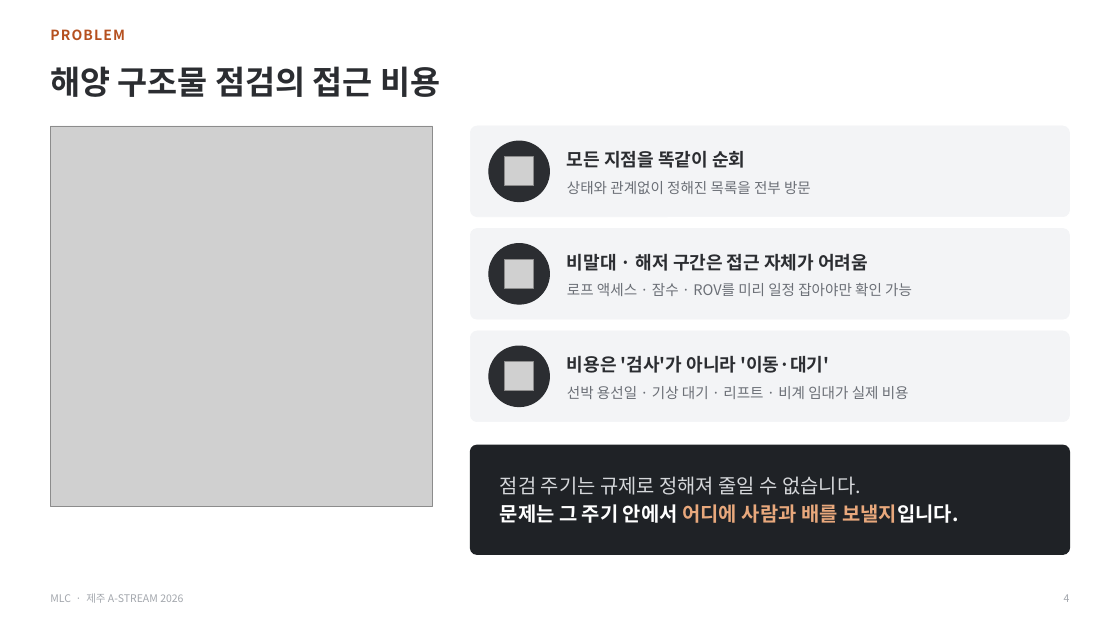
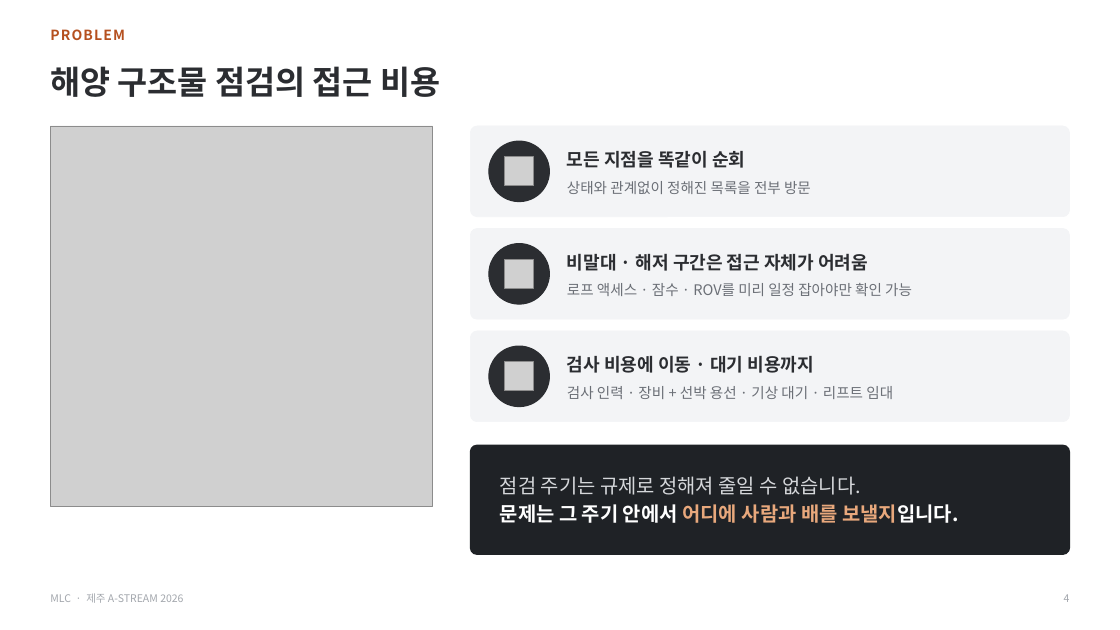
Before and after one commit to zscfvgbb-cmyk/PPT, a slide deck: slide 4 of MLC_IR_A-STREAM2026_v3.pptx. Drawn at 1120x630 pixels with LibreOffice and Linux fonts; fonts in the diff are those of the drawing; grey boxes stand for pictures. Boxes give left, top, right and bottom in pixels: in the first picture for what was removed or moved away, otherwise in the second. Text is boxed around its words. In the diff, an @@ line names an element or a change of style, - is before the commit and + after.

```diff
--- a/MLC_IR_A-STREAM2026_v3.pptx
+++ b/MLC_IR_A-STREAM2026_v3.pptx
@@ text at [567,356,815,373]: text changed @@
-비용은 '검사'가 아니라 '이동·대기'
+검사 비용에 이동 · 대기 비용까지
@@ text at [567,386,893,399]: text changed @@
-선박 용선일 · 기상 대기 · 리프트 · 비계 임대가 실제 비용
+검사 인력 · 장비 + 선박 용선 · 기상 대기 · 리프트 임대
```
Also in this commit, not shown: 4 other slides changed, 1 other file.
